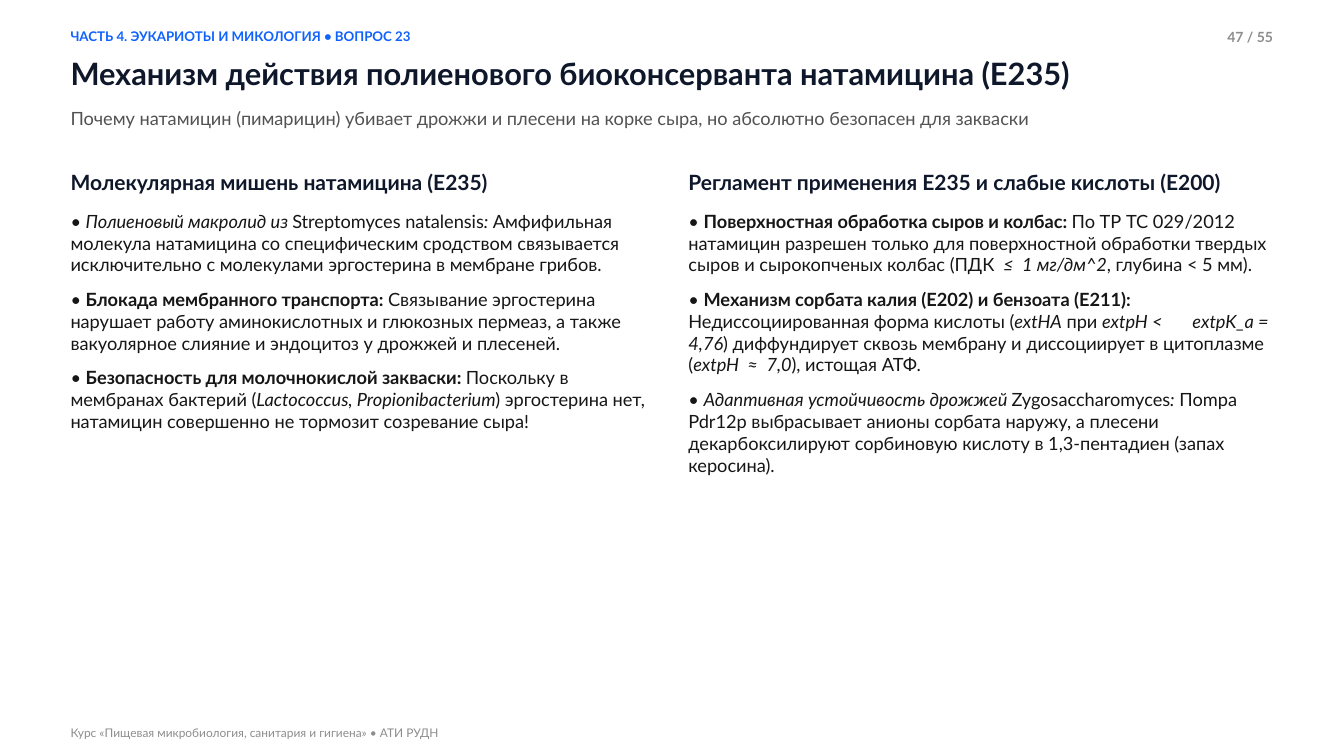
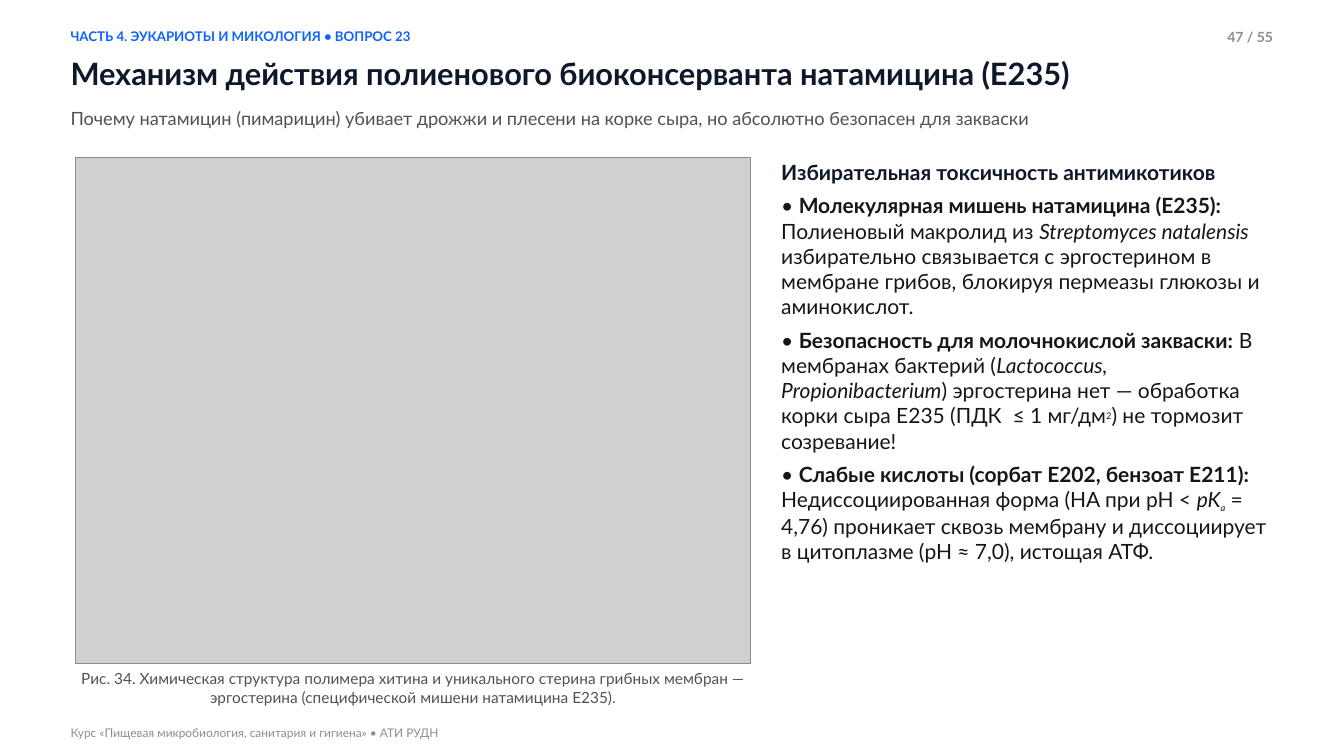
Before and after one commit to yaroslavtsevam/microbio-ati-rudn.github.io, a slide deck: slide 47 of assets/presentations/Lecture_02_Microbiology.pptx. Drawn at 1344x756 pixels with LibreOffice and Linux fonts; fonts in the diff are those of the drawing; grey boxes stand for pictures. Boxes give left, top, right and bottom in pixels: in the first picture for what was removed or moved away, otherwise in the second. Text is boxed around its words. In the diff, an @@ line names an element or a change of style, - is before the commit and + after.

Commit message:
Fix Lecture 2 presentation: enlarge body text in PPTX, fix math/chem formulas, transparent headerless SVG schemes, add 6 fungi illustrations

```diff
--- a/assets/presentations/Lecture_02_Microbiology.pptx
+++ b/assets/presentations/Lecture_02_Microbiology.pptx
@@ text removed at <box>71,173,645,431</box> @@
-Молекулярная мишень натамицина (E235)
-• Полиеновый макролид из Streptomyces natalensis: Амфифильная молекула натамицина со специфическим сродством связывается исключительно с молекулами эргостерина в мембране грибов.
-• Блокада мембранного транспорта: Связывание эргостерина нарушает работу аминокислотных и глюкозных пермеаз, а также вакуолярное слияние и эндоцитоз у дрожжей и плесеней.
-• Безопасность для молочнокислой закваски: Поскольку в мембранах бактерий (Lactococcus, Propionibacterium) эргостерина нет, натамицин совершенно не тормозит созревание сыра!
@@ picture added at <box>76,157,750,663</box> @@
@@ text at <box>781,164,1266,563</box>: text changed; size 13 to 15 pt @@
-Регламент применения E235 и слабые кислоты (E200)
-• Поверхностная обработка сыров и колбас: По ТР ТС 029/2012 натамицин разрешен только для поверхностной обработки твердых сыров и сырокопченых колбас (ПДК ≤ 1 мг/дм^2, глубина < 5 мм).
-• Механизм сорбата калия (E202) и бензоата (E211): Недиссоциированная форма кислоты (extHA при extpH < extpK_a = 4,76) диффундирует сквозь мембрану и диссоциирует в цитоплазме (extpH ≈ 7,0), истощая АТФ.
-• Адаптивная устойчивость дрожжей Zygosaccharomyces: Пompа Pdr12p выбрасывает анионы сорбата наружу, а плесени декарбоксилируют сорбиновую кислоту в 1,3-пентадиен (запах керосина).
+Избирательная токсичность антимикотиков
+• Молекулярная мишень натамицина (E235): Полиеновый макролид из Streptomyces natalensis избирательно связывается с эргостерином в мембране грибов, блокируя пермеазы глюкозы и аминокислот.
+• Безопасность для молочнокислой закваски: В мембранах бактерий (Lactococcus, Propionibacterium) эргостерина нет — обработка корки сыра E235 (ПДК ≤ 1 мг/дм2) не тормозит созревание!
+• Слабые кислоты (сорбат E202, бензоат E211): Недиссоциированная форма (HA при pH < pKa = 4,76) проникает сквозь мембрану и диссоциирует в цитоплазме (pH ≈ 7,0), истощая АТФ.
@@ text added at <box>81,673,728,706</box>, 11 pt, text #525252 @@
+Рис. 34. Химическая структура полимера хитина и уникального стерина грибных мембран — эргостерина (специфической мишени натамицина E235).
```
Also in this commit, not shown: 54 other slides changed, 20 other files.
